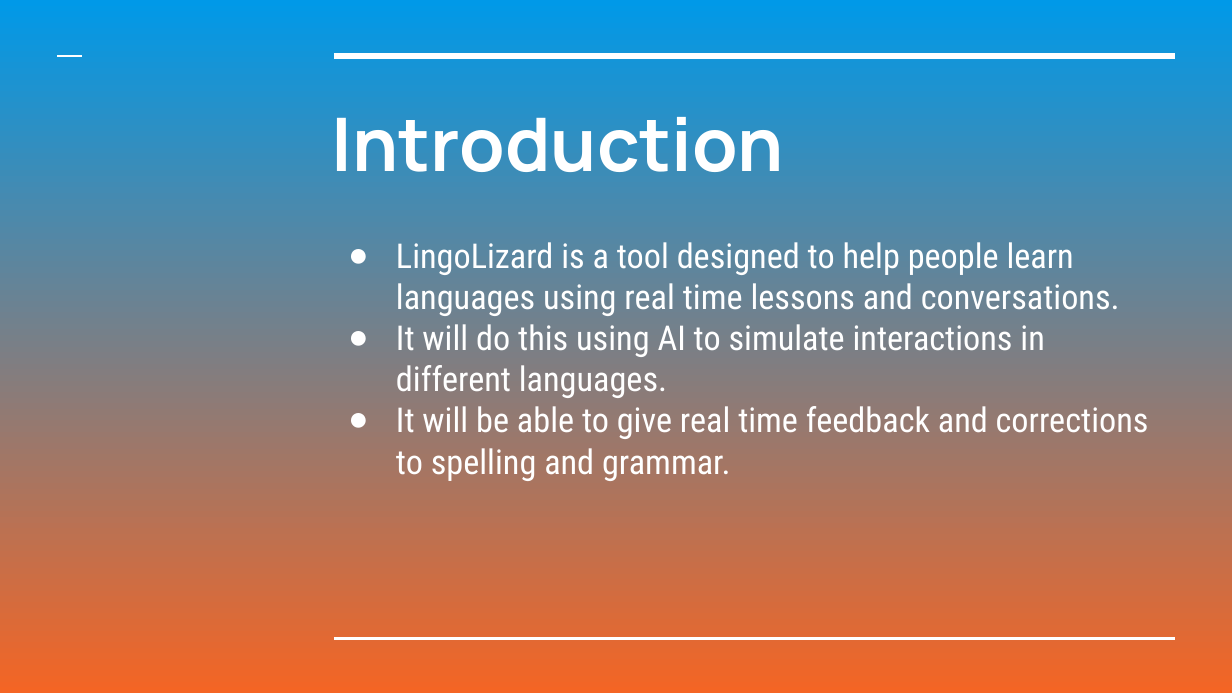
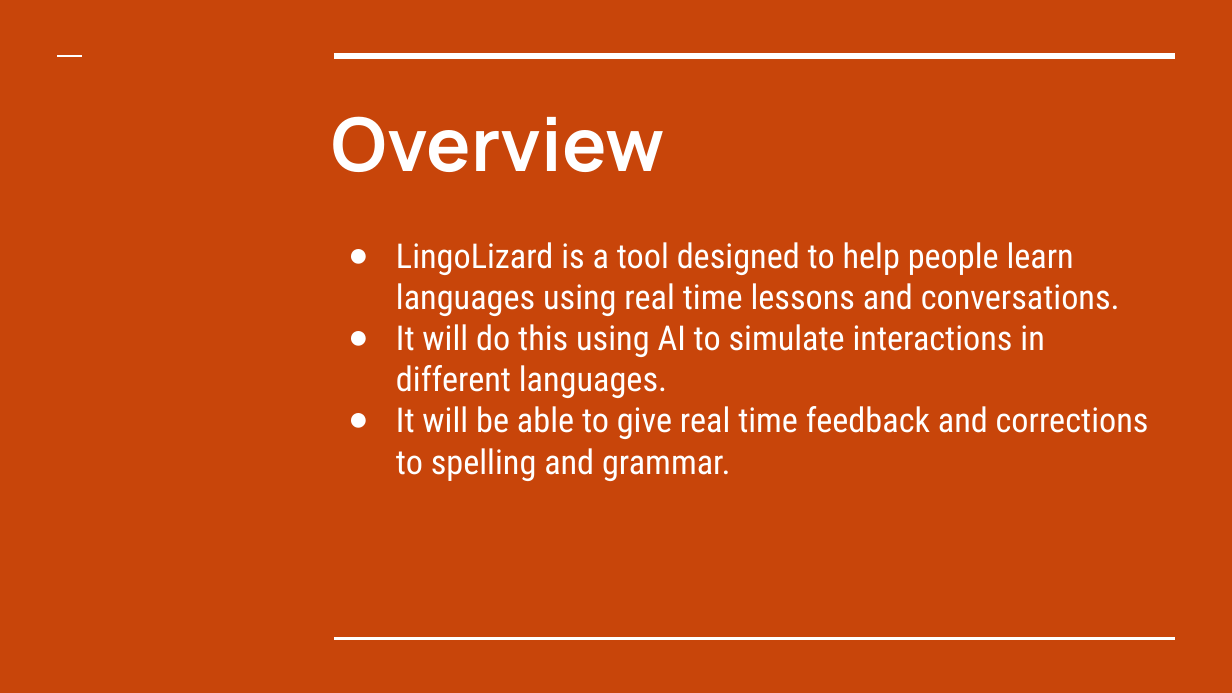
Before and after one commit to mjc136/4thYearProject, a slide deck: slide 2 of docs/LingoLizard.pptx. Drawn at 1232x693 pixels with LibreOffice and Linux fonts; fonts in the diff are those of the drawing. Boxes give left, top, right and bottom in pixels: in the first picture for what was removed or moved away, otherwise in the second. Text is boxed around its words. In the diff, an @@ line names an element or a change of style, - is before the commit and + after.

```diff
--- a/docs/LingoLizard.pptx
+++ b/docs/LingoLizard.pptx
@@ background gradient #0099E8 to #F46524 to #C8450A @@
@@ title at [332,116,665,172]: text changed @@
-Introduction
+Overview
```
Also in this commit, not shown: 4 other slides changed, 3 slides added, 8 slides removed, 1 other file.
